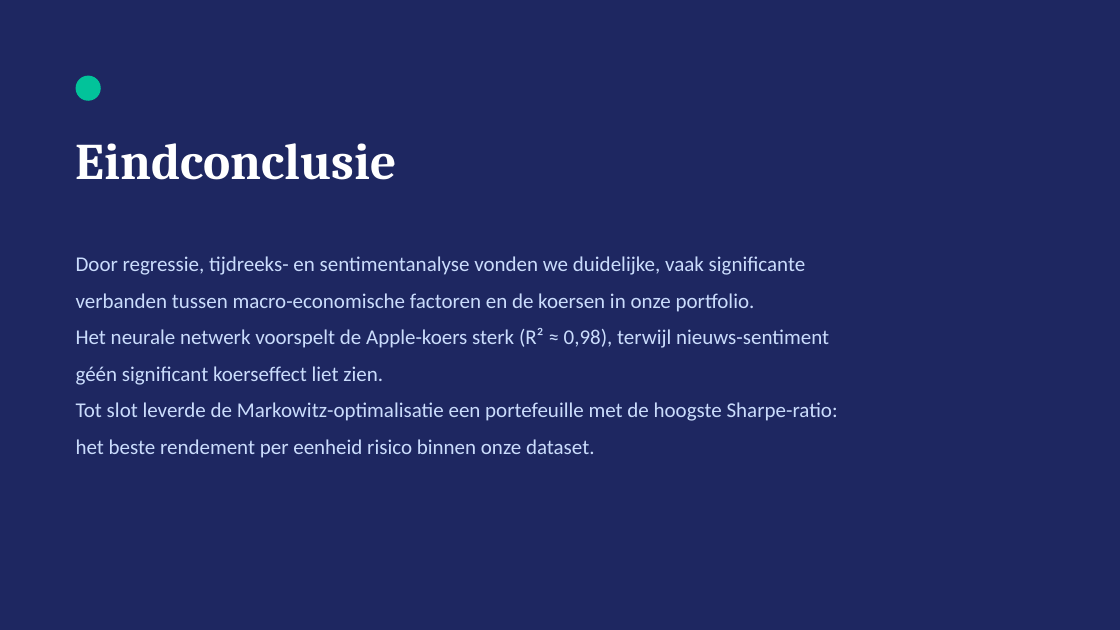
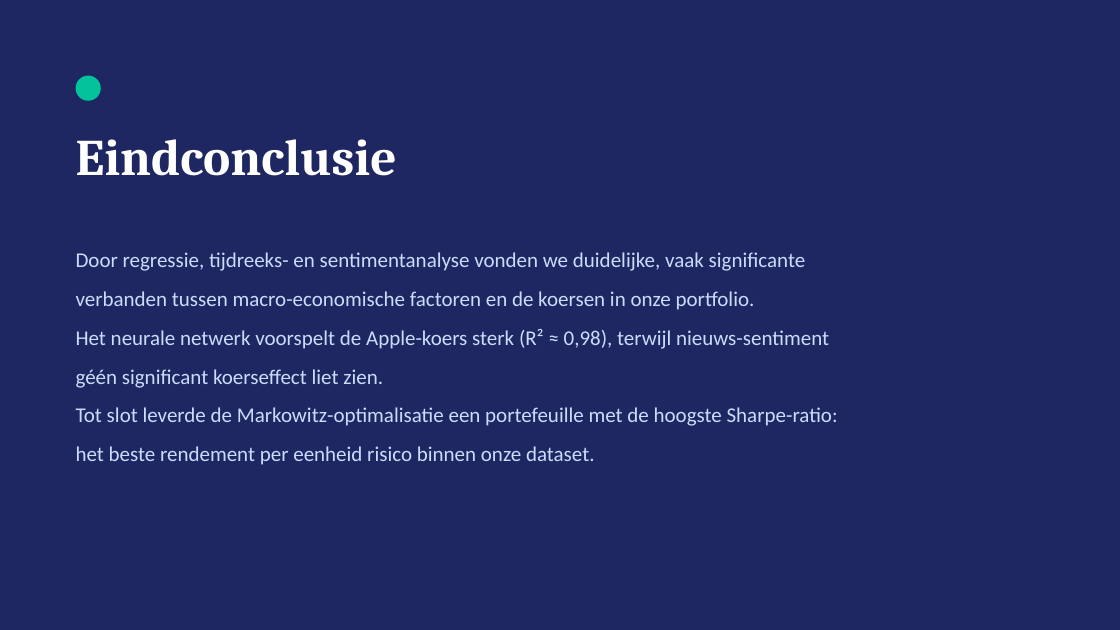
Before and after one commit to michaelraykuster-spec/Werkplaats-2-opdracht-Groep-3, a slide deck: slide 10 of Werkplaats2_Groep3_Eindpresentatie.pptx. Drawn at 1120x630 pixels with LibreOffice and Linux fonts; fonts in the diff are those of the drawing. Boxes give left, top, right and bottom in pixels: in the first picture for what was removed or moved away, otherwise in the second. Text is boxed around its words. In the diff, an @@ line names an element or a change of style, - is before the commit and + after.

```diff
--- a/Werkplaats2_Groep3_Eindpresentatie.pptx
+++ b/Werkplaats2_Groep3_Eindpresentatie.pptx
@@ text "Eindconclusie" at [76, 139, 397, 176]: more space between paragraphs @@
@@ text "Door regressie, tijdreeks- en sentimentanalyse ..." at [76, 252, 838, 465]: more space between paragraphs @@
```
Also in this commit, not shown: 9 other slides changed.
